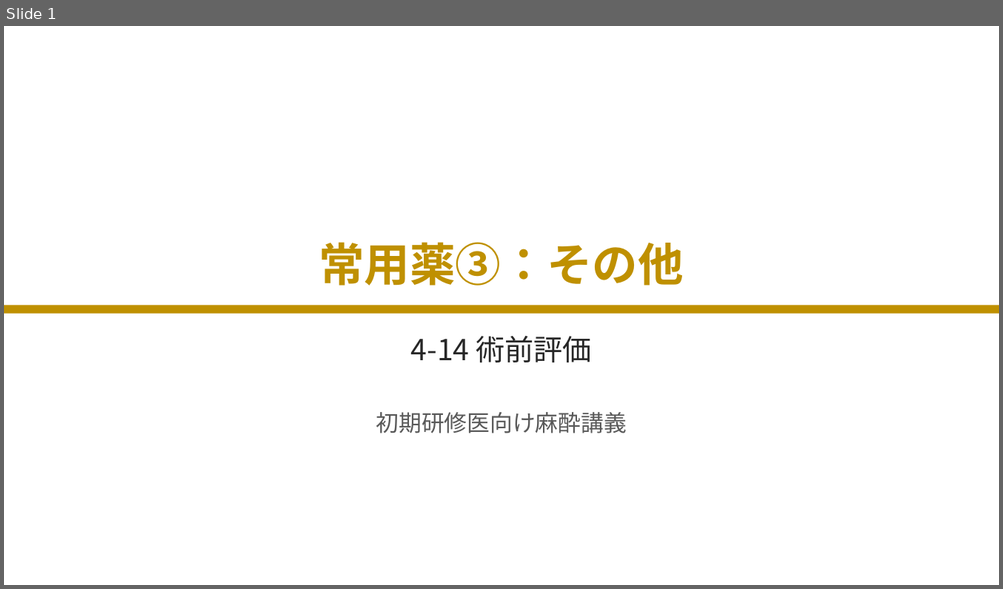
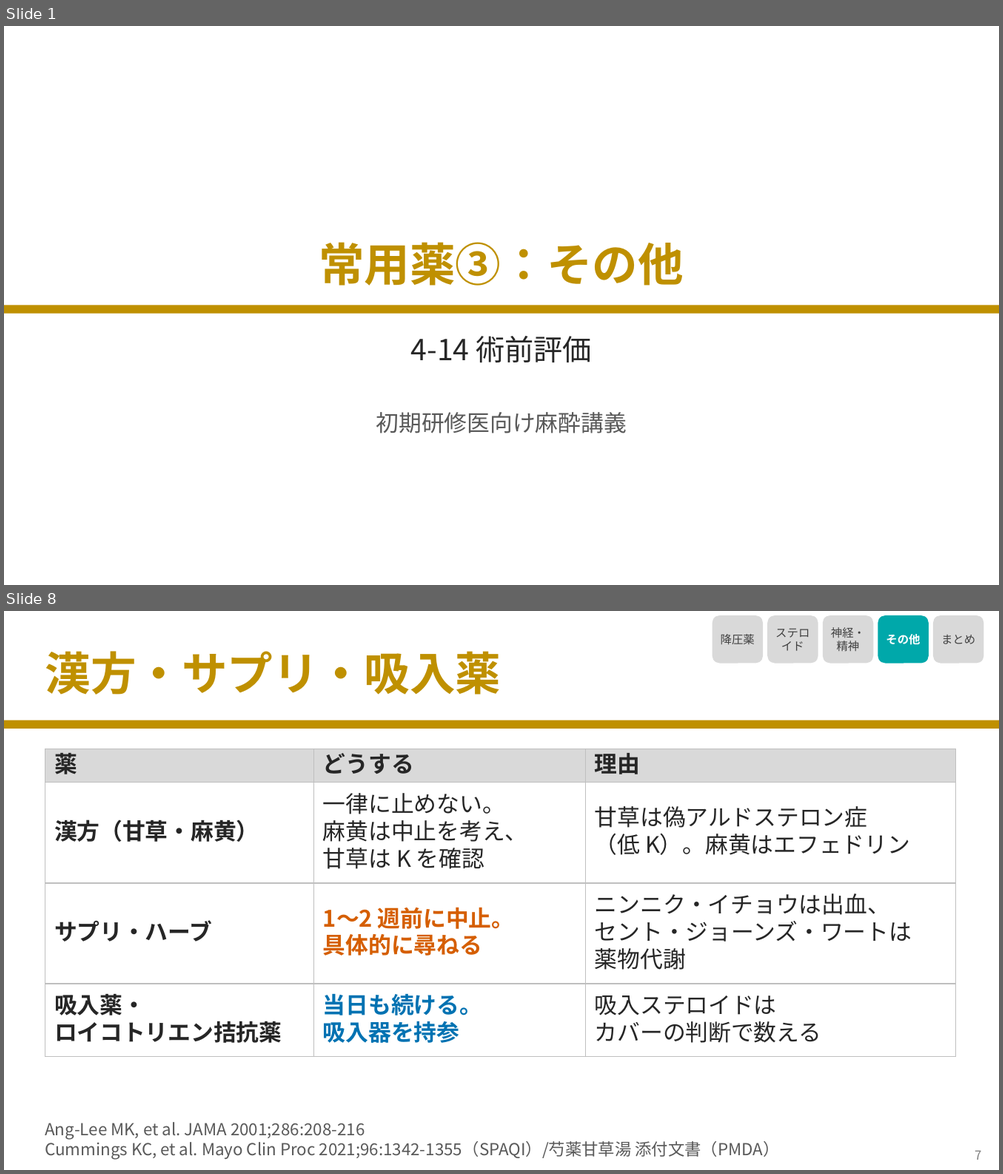
Before and after one commit to nobumitsu-3141/Anes-lecture, a slide deck: slides/4-14_other_chronic_drugs/4-14_other_chronic_drugs.pptx. Shown one above the other, each under a label of ours: slide 1 before the commit, slides 1 and 8 after it; the slides between them are not shown. The pictures are 1003x589 and 1003x1174 pixels, drawn with LibreOffice and Linux fonts; fonts in the diff are those of the drawing. Boxes give left, top, right and bottom in pixels: in the first picture for what was removed or moved away, otherwise in the second. Text is boxed around its words. In the diff, an @@ line names an element or a change of style, - is before the commit and + after.

```diff
--- a/slides/4-14_other_chronic_drugs/4-14_other_chronic_drugs.pptx
+++ b/slides/4-14_other_chronic_drugs/4-14_other_chronic_drugs.pptx
@@ slide 8 added at (4, 611, 999, 1170), background #FFFFFF @@
@@ rounded rectangle added at (712, 615, 762, 664), fill #D9D9D9, 11 pt, text #404040 @@
+降圧薬
@@ rounded rectangle added at (767, 615, 818, 664), fill #D9D9D9, 11 pt, text #404040 @@
+ステロ
+イド
@@ rounded rectangle added at (822, 615, 874, 664), fill #D9D9D9, 11 pt, text #404040 @@
+神経・
+精神
@@ rounded rectangle added at (878, 615, 928, 664), fill #00A8AA, 11 pt, text #FFFFFF, bold @@
+その他
@@ rounded rectangle added at (933, 615, 984, 664), fill #D9D9D9, 11 pt, text #404040 @@
+まとめ
@@ title added at (45, 651, 501, 695), 44 pt, text #BF9000, bold @@
+漢方・サプリ・吸入薬
@@ line added from (4, 724) to (999, 724), #BF9000 8 pt @@
@@ table added at (45, 749, 956, 1046), 4 rows, 3 columns @@
+薬 | どうする | 理由
+漢方（甘草・麻黄） | 一律に止めない。 / 麻黄は中止を考え、 / 甘草は K を確認 | 甘草は偽アルドステロン症 / （低 K）。麻黄はエフェドリン
+サプリ・ハーブ | 1〜2 週前に中止。 / 具体的に尋ねる | ニンニク・イチョウは出血、 / セント・ジョーンズ・ワートは / 薬物代謝
+吸入薬・ / ロイコトリエン拮抗薬 | 当日も続ける。 / 吸入器を持参 | 吸入ステロイドは / カバーの判断で数える
@@ text added at (45, 1122, 780, 1159), 16 pt, text #595959 @@
+Ang-Lee MK, et al. JAMA 2001;286:208-216
+Cummings KC, et al. Mayo Clin Proc 2021;96:1342-1355（SPAQI）/芍薬甘草湯 添付文書（PMDA）
@@ text added at (974, 1151, 981, 1160), 12 pt, text #7F7F7F @@
+7
```
Also in this commit, not shown: 7 slides changed, 2 other slides added, 5 other files.
